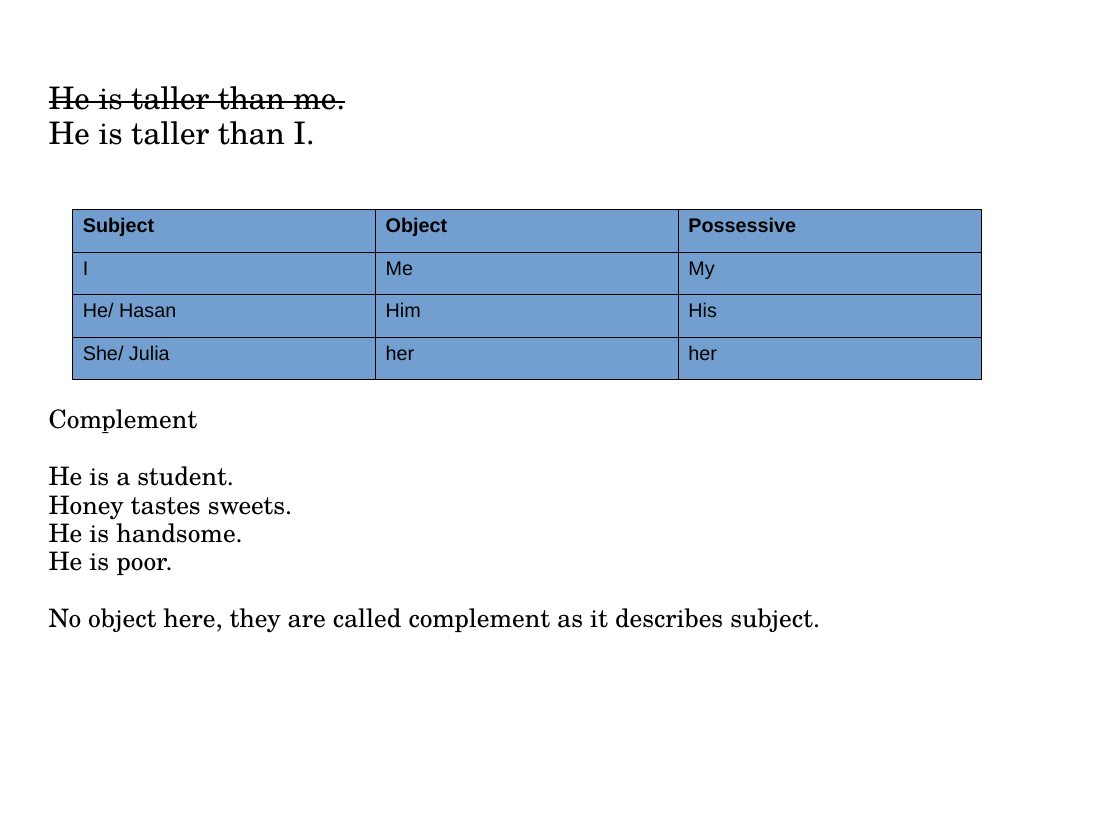
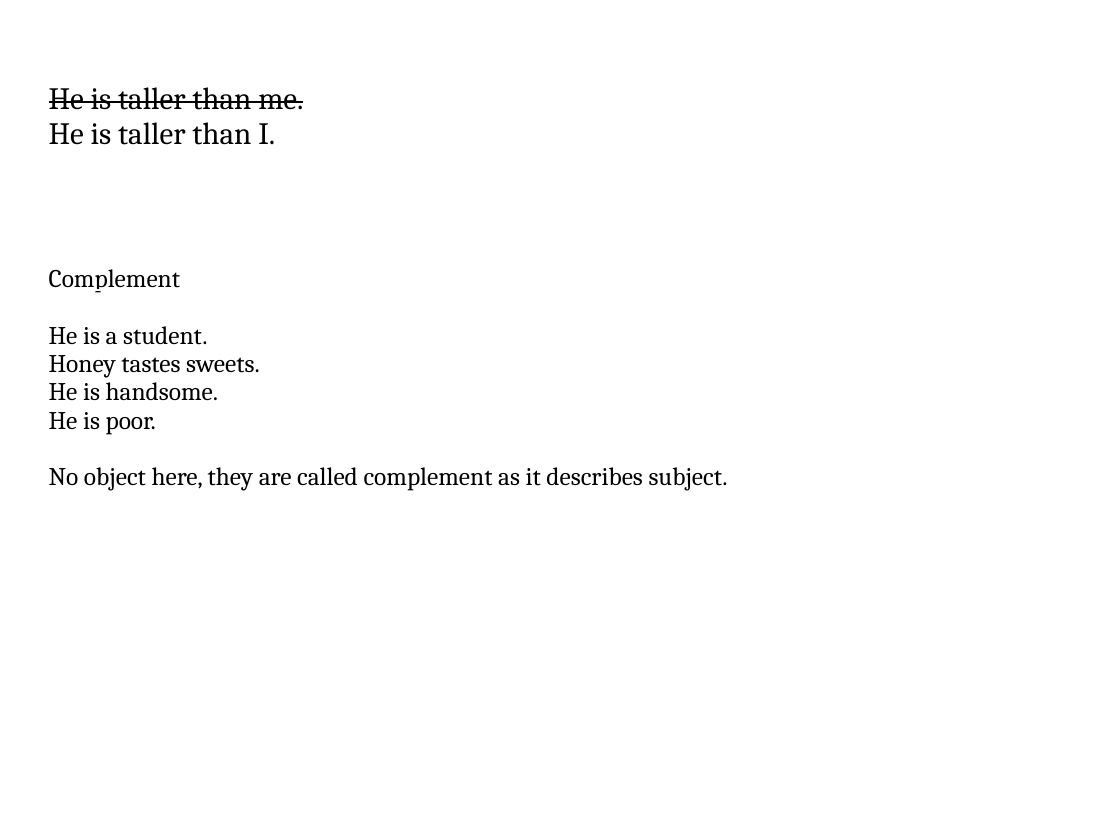
Before and after one commit to ADILp6/IBIT, a slide deck: slide 7 of Saturday_Monday_Wednesday/Class_6_16_February_2019/Lecture.pptx (slide 8 before the commit). Drawn at 1120x840 pixels with LibreOffice and Linux fonts; fonts in the diff are those of the drawing. Boxes give left, top, right and bottom in pixels: in the first picture for what was removed or moved away, otherwise in the second. Text is boxed around its words. In the diff, an @@ line names an element or a change of style, - is before the commit and + after.

```diff
--- a/Saturday_Monday_Wednesday/Class_6_16_February_2019/Lecture.pptx
+++ b/Saturday_Monday_Wednesday/Class_6_16_February_2019/Lecture.pptx
@@ free "He is taller than me." at (49, 81, 1057, 772): font TeX Gyre Schola to Cambria @@
@@ table removed at (73, 209, 982, 379), 4 rows, 3 columns @@
-Subject | Object | Possessive
-I | Me | My
-He/ Hasan | Him | His
-She/ Julia | her | her
```
Also in this commit, not shown: 1 slide removed, 9 other files.
